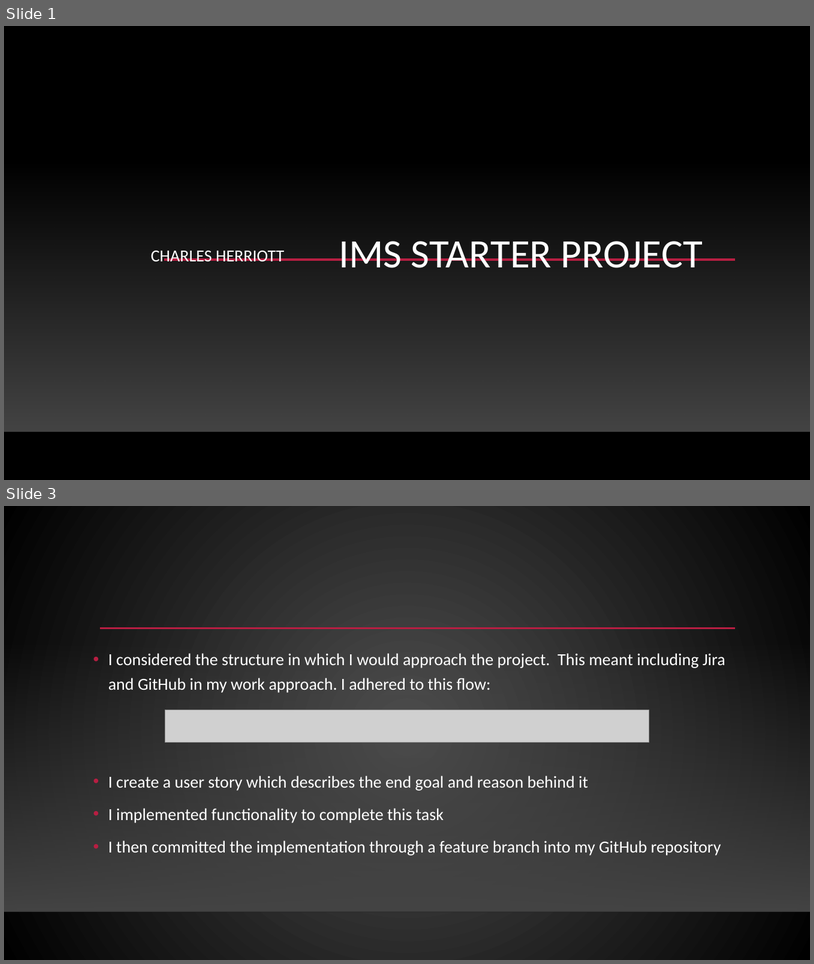
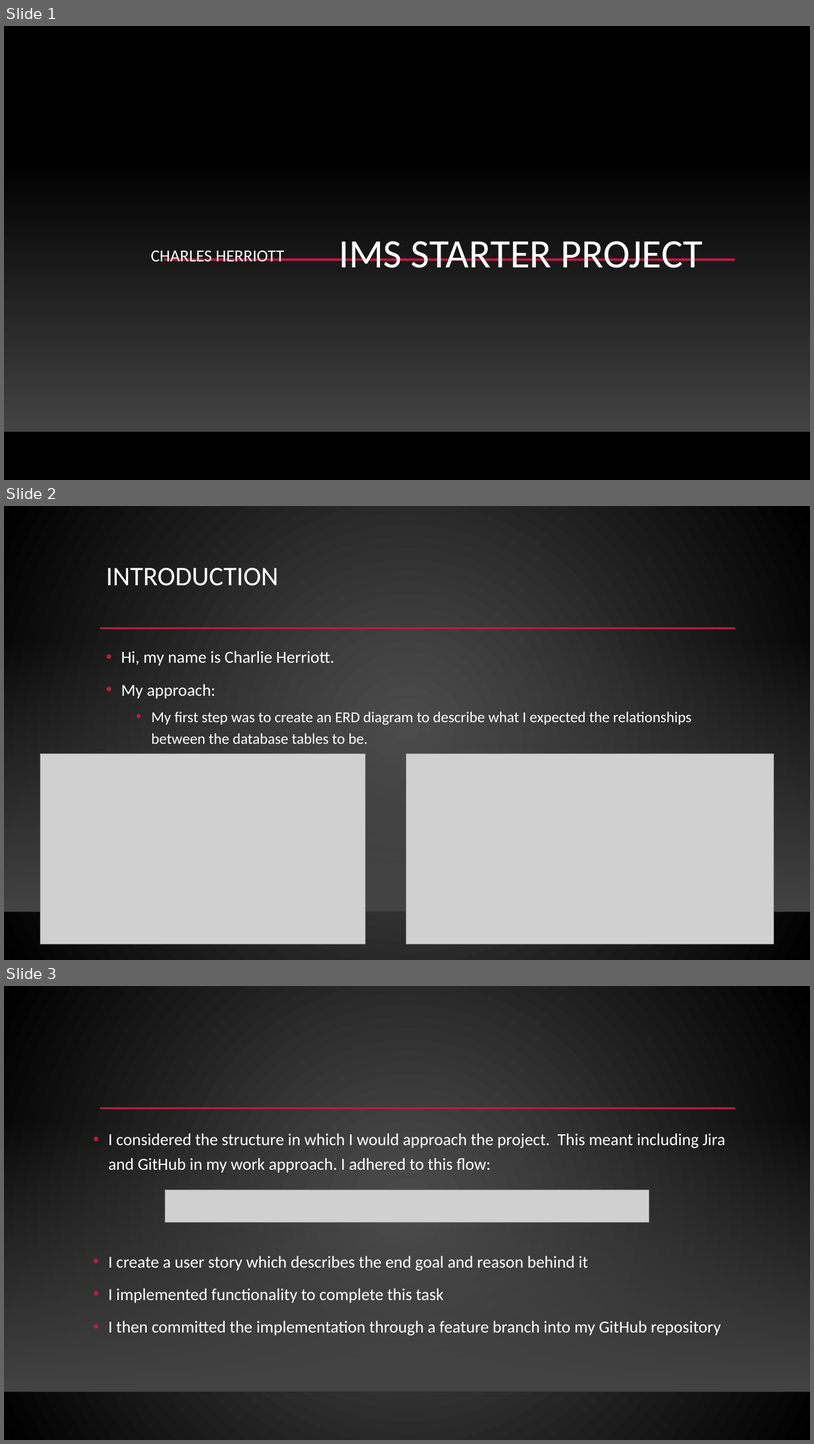
Before and after one commit to CharlesHerriott/IMS-Starter, a slide deck: Project-Documentation/IMS Starter presentation.pptx. Shown one above the other, each under a label of ours: slides 1 and 3 before the commit, slides 1, 2 and 3 after it; the slides between them are not shown. The pictures are 814x964 and 814x1444 pixels, drawn with LibreOffice and Linux fonts; fonts in the diff are those of the drawing; grey boxes stand for pictures; background and template pictures are left out. Boxes give left, top, right and bottom in pixels: in the first picture for what was removed or moved away, otherwise in the second. Text is boxed around its words. In the diff, an @@ line names an element or a change of style, - is before the commit and + after.

```diff
--- a/Project-Documentation/IMS Starter presentation.pptx
+++ b/Project-Documentation/IMS Starter presentation.pptx
@@ slide 2 added at bbox=[4, 506, 810, 960], background gradient #505050 to #000000; not listed: 3 template elements that a slide beside it also shows @@
@@ title added at bbox=[106, 568, 279, 586], 32 pt, text #FFFFFF @@
+INTRODUCTION
@@ text added at bbox=[121, 651, 692, 744], 18 pt, text #FFFFFF @@
+• Hi, my name is Charlie Herriott.
+• My approach:
+  • My first step was to create an ERD diagram to describe what I expected the relationships between the database tables to be.
@@ picture added at bbox=[40, 753, 366, 943] @@
@@ picture added at bbox=[407, 753, 774, 943] @@
```
Also in this commit, not shown: 1 slide changed, 15 other slides added, 2 slides removed, 4 other files.
